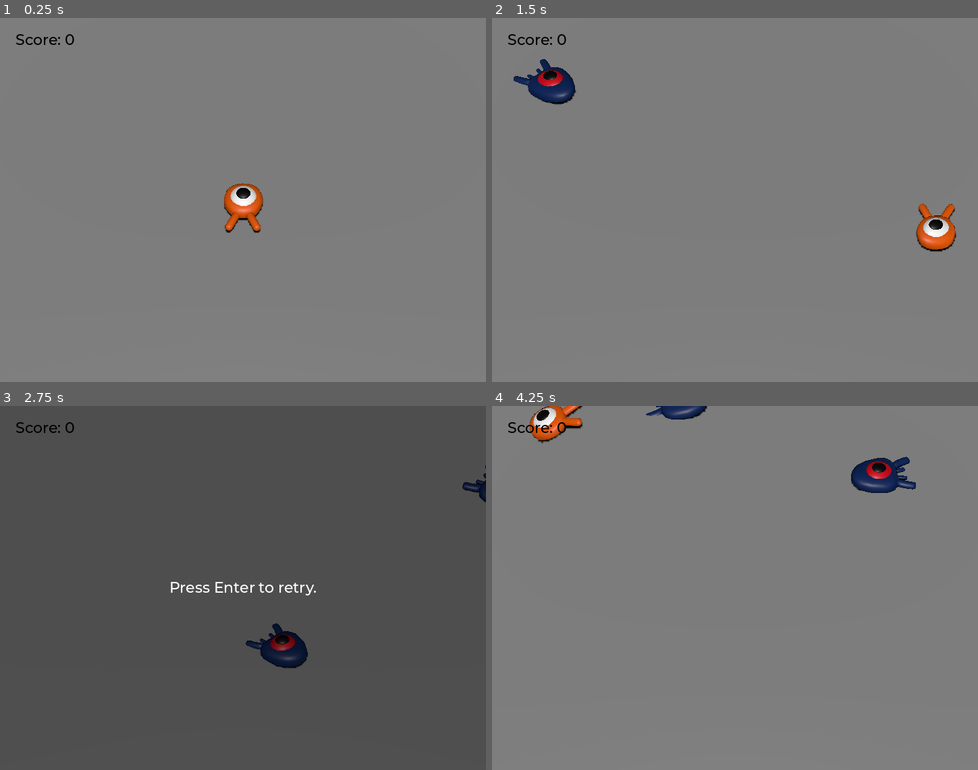
Above: before the commit, frames 1-4 (two rows, left to right).
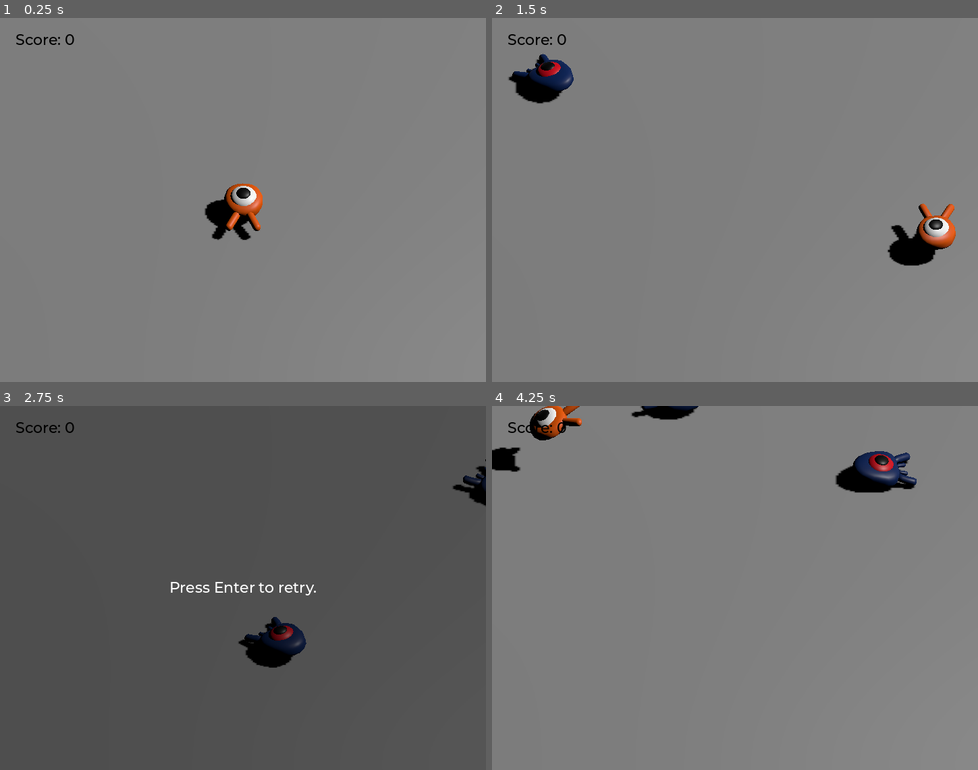
Above: after the commit, the same moments.

Repository: jcarnaxide/squash-the-creeps
Game: Godot game, scene res://src/Main.tscn
The game is run twice, just before and just after one commit, with the same random seed, the same clock (stepped at 60 frames per second) and the same inputs.
Inputs:
- Up to frame 1 (0.25 s): no input
- Up to frame 2 (1.5 s): tap Enter (ui_accept) at 0.5 s; hold Right (move_right) 0.53-1.28 s; tap Space (jump) at 0.77 s; hold Down (move_back) from 1.28 s (still down)
- Up to frame 3 (2.75 s): tap Space (jump) at 1.52 s; release Down (move_back) at 2.03 s; hold Right (move_right) from 2.03 s (still down)
- Up to frame 4 (4.25 s): tap Enter (ui_accept) at 2.75 s; release Right (move_right) at 2.78 s; hold Up (move_forward) 2.78-3.53 s; tap Space (jump) at 3.02, 3.77 s; hold Left (move_left) from 3.53 s (still down)

The runs differ from the first frame. In frame 1, 1.1% of the frame differs, in the area x 42-55%, y 45-61%; in frame 2, 2.4%; in frame 3, 1.5%; in frame 4, 2.6%, in the area x 0-88%, y 0-24%.

Commit message:
completed the project

Diff:
--- a/src/Main.tscn
+++ b/src/Main.tscn
@@ -45,7 +45,7 @@
 mesh = SubResource("BoxMesh_ovo80")
 
 [node name="DirectionalLight3D" type="DirectionalLight3D" parent="."]
-transform = Transform3D(1, 0, 0, 0, 0.707107, 0.707107, 0, -0.707107, 0.707107, 0, 15, 0)
+transform = Transform3D(-5.96046e-08, -0.707107, 0.707107, 0, 0.707107, 0.707107, -1, 4.21468e-08, -4.21468e-08, 15, 15, 0)
 shadow_enabled = true
 
 [node name="Player" parent="." instance=ExtResource("1_vay6n")]
--- a/src/Mob.gd
+++ b/src/Mob.gd
@@ -29,6 +29,8 @@
 	# in order to move in the direction the mob is looking.
 	velocity = velocity.rotated(Vector3.UP, rotation.y)
 
+	$AnimationPlayer.speed_scale = random_speed / min_speed
+
 
 func squash():
 	squashed.emit()
--- a/src/Mob.tscn
+++ b/src/Mob.tscn
@@ -1,10 +1,72 @@
-[gd_scene load_steps=4 format=3 uid="uid://bmoejqy6fg6qw"]
+[gd_scene load_steps=7 format=3 uid="uid://bmoejqy6fg6qw"]
 
 [ext_resource type="PackedScene" uid="uid://dtt80r7j3ut7n" path="res://art/mob.glb" id="1_12emd"]
 [ext_resource type="Script" path="res://src/Mob.gd" id="1_yiudh"]
 
 [sub_resource type="BoxShape3D" id="BoxShape3D_316bb"]
 size = Vector3(1.93854, 0.8, 2.36831)
+
+[sub_resource type="Animation" id="Animation_66bv5"]
+length = 0.001
+tracks/0/type = "value"
+tracks/0/imported = false
+tracks/0/enabled = true
+tracks/0/path = NodePath("Pivot/Character:position")
+tracks/0/interp = 1
+tracks/0/loop_wrap = true
+tracks/0/keys = {
+"times": PackedFloat32Array(0),
+"transitions": PackedFloat32Array(1),
+"update": 0,
+"values": [Vector3(0, 0, 0)]
+}
+tracks/1/type = "value"
+tracks/1/imported = false
+tracks/1/enabled = true
+tracks/1/path = NodePath("Pivot/Character:rotation")
+tracks/1/interp = 1
+tracks/1/loop_wrap = true
+tracks/1/keys = {
+"times": PackedFloat32Array(0),
+"transitions": PackedFloat32Array(1),
+"update": 0,
+"values": [Vector3(0, 0, 0)]
+}
+
+[sub_resource type="Animation" id="Animation_lwip8"]
+resource_name = "float"
+length = 1.2
+loop_mode = 1
+tracks/0/type = "value"
+tracks/0/imported = false
+tracks/0/enabled = true
+tracks/0/path = NodePath("Pivot/Character:position")
+tracks/0/interp = 1
+tracks/0/loop_wrap = true
+tracks/0/keys = {
+"times": PackedFloat32Array(0.2, 0.7, 1.2),
+"transitions": PackedFloat32Array(0.392292, 2, 1),
+"update": 0,
+"values": [Vector3(0, 0, 0), Vector3(0, 0.65, 0), Vector3(0, 0.35, 0)]
+}
+tracks/1/type = "value"
+tracks/1/imported = false
+tracks/1/enabled = true
+tracks/1/path = NodePath("Pivot/Character:rotation")
+tracks/1/interp = 1
+tracks/1/loop_wrap = true
+tracks/1/keys = {
+"times": PackedFloat32Array(0.1, 0.5, 1.2),
+"transitions": PackedFloat32Array(0.392292, 0.466516, 1),
+"update": 0,
+"values": [Vector3(0, 0, 0), Vector3(0.139626, 0, 0), Vector3(-0.15708, 0, 0)]
+}
+
+[sub_resource type="AnimationLibrary" id="AnimationLibrary_6sbx7"]
+_data = {
+"RESET": SubResource("Animation_66bv5"),
+"float": SubResource("Animation_lwip8")
+}
 
 [node name="Mob" type="CharacterBody3D" groups=["mob"]]
 collision_layer = 2
@@ -23,4 +85,10 @@
 transform = Transform3D(1, 0, 0, 0, 1, 0, 0, 0, 1, 0, 0, 0.214609)
 aabb = AABB(-1.16283, -0.63334, -1.72538, 2.32566, 1.59871, 3.45077)
 
+[node name="AnimationPlayer" type="AnimationPlayer" parent="."]
+autoplay = "float"
+libraries = {
+"": SubResource("AnimationLibrary_6sbx7")
+}
+
 [connection signal="screen_exited" from="VisibleOnScreenNotifier3D" to="." method="_on_visible_on_screen_notifier_3d_screen_exited"]
--- a/src/Player.tscn
+++ b/src/Player.tscn
@@ -9,6 +9,33 @@
 [sub_resource type="CylinderShape3D" id="CylinderShape3D_08bcv"]
 height = 0.326644
 radius = 1.2658
+
+[sub_resource type="Animation" id="Animation_66bv5"]
+length = 0.001
+tracks/0/type = "value"
+tracks/0/imported = false
+tracks/0/enabled = true
+tracks/0/path = NodePath("Pivot/Character:position")
+tracks/0/interp = 1
+tracks/0/loop_wrap = true
+tracks/0/keys = {
+"times": PackedFloat32Array(0),
+"transitions": PackedFloat32Array(1),
+"update": 0,
+"values": [Vector3(0, 0, 0)]
+}
+tracks/1/type = "value"
+tracks/1/imported = false
+tracks/1/enabled = true
+tracks/1/path = NodePath("Pivot/Character:rotation")
+tracks/1/interp = 1
+tracks/1/loop_wrap = true
+tracks/1/keys = {
+"times": PackedFloat32Array(0),
+"transitions": PackedFloat32Array(1),
+"update": 0,
+"values": [Vector3(0, 0, 0)]
+}
 
 [sub_resource type="Animation" id="Animation_lwip8"]
 resource_name = "float"
@@ -37,33 +64,6 @@
 "transitions": PackedFloat32Array(0.392292, 0.466516, 1),
 "update": 0,
 "values": [Vector3(0, 0, 0), Vector3(0.139626, 0, 0), Vector3(-0.15708, 0, 0)]
-}
-
-[sub_resource type="Animation" id="Animation_66bv5"]
-length = 0.001
-tracks/0/type = "value"
-tracks/0/imported = false
-tracks/0/enabled = true
-tracks/0/path = NodePath("Pivot/Character:position")
-tracks/0/interp = 1
-tracks/0/loop_wrap = true
-tracks/0/keys = {
-"times": PackedFloat32Array(0),
-"transitions": PackedFloat32Array(1),
-"update": 0,
-"values": [Vector3(0, 0, 0)]
-}
-tracks/1/type = "value"
-tracks/1/imported = false
-tracks/1/enabled = true
-tracks/1/path = NodePath("Pivot/Character:rotation")
-tracks/1/interp = 1
-tracks/1/loop_wrap = true
-tracks/1/keys = {
-"times": PackedFloat32Array(0),
-"transitions": PackedFloat32Array(1),
-"update": 0,
-"values": [Vector3(0, 0, 0)]
 }
 
 [sub_resource type="AnimationLibrary" id="AnimationLibrary_6sbx7"]
